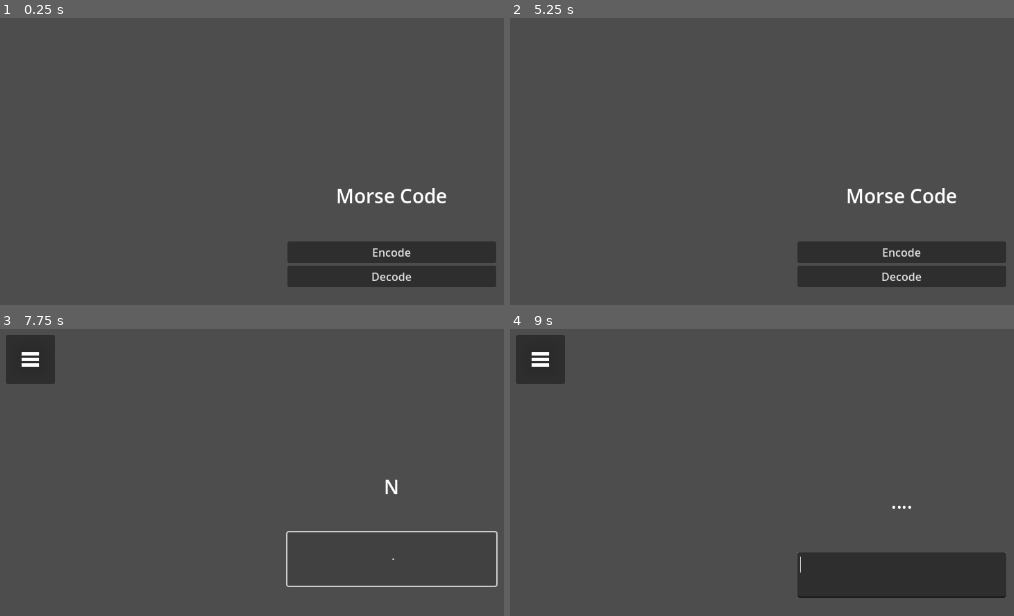
Above: before the commit, frames 1-4 (two rows, left to right).
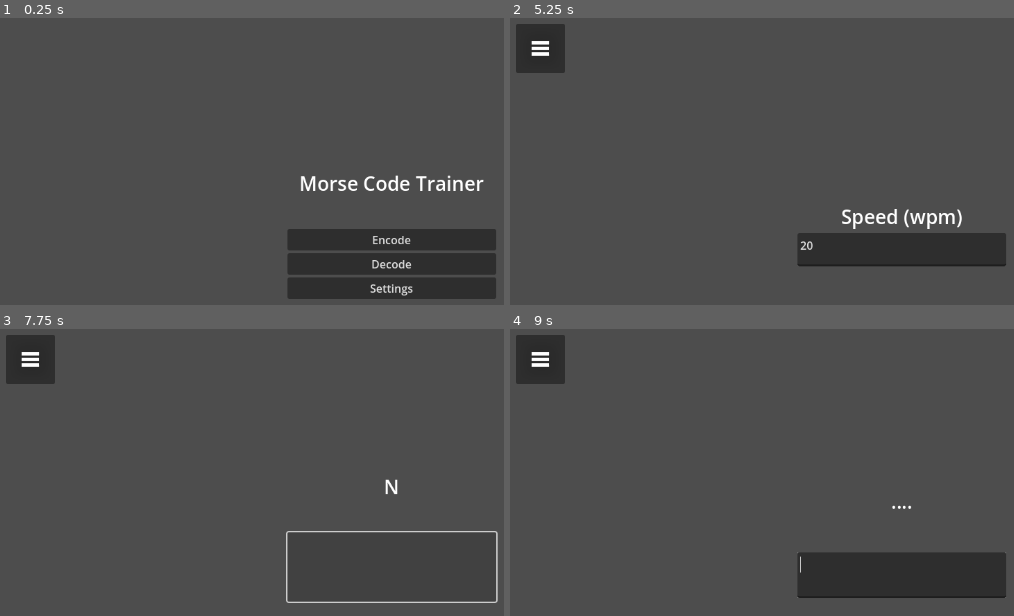
Above: after the commit, the same moments.

Repository: ThatLukeDev/morse-trainer
Game: Godot game, scene res://main.tscn
Two runs of this game, one before a commit and one after it. Both use one fixed random seed, a clock stepped at 60 frames per second and the inputs below.
Inputs (mouse positions are in pixels of both pictures, inside the frame that each line leads up to):
- Up to frame 1 (0.25 s): no input
- Up to frame 2 (5.25 s): click "Encode" at 0.5 s; click (903, 256) at 1.25 s; click (540, 49) at 2 s; click "Decode" at 2.75 s; click (903, 264) at 3.52 s; type "12" at 3.6 s; click (540, 49) at 4.25 s; click (903, 287) at 5 s, where only the run after the commit has a clickable "Settings"
- Up to frame 3 (7.75 s): click (30, 360) at 5.77 s; click "Encode" at 6.5 s; click (393, 567) at 7.25 s
- Up to frame 4 (9 s): click (540, 360) at 8 s; click "Decode" at 8.75 s

The runs differ from the first frame. In frame 1, 5.9% of the frame differs, in the area x 57-99%, y 54-98%; in frame 2, 7.3%, in the area x 1-99%, y 2-94%; in frame 3, 0.6%; in frame 4, nothing differs.

Commit message:
speed changes

Diff:
--- a/box.gd
+++ b/box.gd
@@ -2,7 +2,7 @@
 
 var rng = RandomNumberGenerator.new()
 
-var dividertime: float = 0.2
+var dividertime: float = config.speed
 
 var elapsedtime: float = 0
 var playing: bool = false
--- /dev/null
+++ b/config.gd
@@ -0,0 +1,3 @@
+extends Node
+
+var speed: float = 0.2
--- a/decode.tscn
+++ b/decode.tscn
@@ -44,6 +44,7 @@
 stream = ExtResource("1_cb5px")
 
 [node name="home" type="Button" parent="."]
+layout_mode = 0
 offset_left = 20.0
 offset_top = 20.0
 offset_right = 91.0
--- a/key.gd
+++ b/key.gd
@@ -2,12 +2,13 @@
 
 var rng = RandomNumberGenerator.new()
 
-var dividertime: float = 0.2
-var cleartime: float = 0.5
+var dividertime: float = config.speed
+var cleartime: float = config.speed
 
 var sincelastTime: float = 0
 var msg: String = ""
 var letter: int = 0
+var buttondown: bool = false
 
 var morses = [
 	".-",
@@ -49,7 +50,7 @@
 func _process(delta: float) -> void:
 	sincelastTime += delta
 
-	if sincelastTime > cleartime:
+	if sincelastTime > cleartime and not buttondown:
 		if msg == " " + morses[letter]:
 			chooserand()
 		msg = ""
@@ -60,12 +61,14 @@
 		$".".text = "\n\n\n "
 
 func _on_button_down() -> void:
+	buttondown = true
 	if sincelastTime > dividertime:
 		msg += " "
 	sincelastTime = 0
 	$"../tone".play()
 
 func _on_button_up() -> void:
+	buttondown = false
 	if sincelastTime > dividertime:
 		msg += "-"
 	else:
--- a/main.tscn
+++ b/main.tscn
@@ -1,7 +1,8 @@
-[gd_scene load_steps=3 format=3 uid="uid://dp23jbsoclb7f"]
+[gd_scene load_steps=4 format=3 uid="uid://dp23jbsoclb7f"]
 
 [ext_resource type="Script" path="res://encode.gd" id="1_3gmcu"]
 [ext_resource type="Script" path="res://decode.gd" id="2_87jli"]
+[ext_resource type="Script" path="res://settingsbtn.gd" id="3_gdfgb"]
 
 [node name="main" type="Control"]
 layout_mode = 3
@@ -28,7 +29,7 @@
 [node name="title" type="Label" parent="menu"]
 layout_mode = 2
 theme_type_variation = &"HeaderLarge"
-text = "Morse Code
+text = "Morse Code Trainer
  "
 horizontal_alignment = 1
 vertical_alignment = 1
@@ -42,3 +43,10 @@
 layout_mode = 2
 text = "Decode"
 script = ExtResource("2_87jli")
+
+[node name="settings" type="Button" parent="menu"]
+layout_mode = 2
+text = "Settings"
+script = ExtResource("3_gdfgb")
+
+[connection signal="pressed" from="menu/settings" to="menu/settings" method="_on_pressed"]
--- a/project.godot
+++ b/project.godot
@@ -15,6 +15,10 @@
 config/features=PackedStringArray("4.3", "GL Compatibility")
 config/icon="res://icon.svg"
 
+[autoload]
+
+config="*res://config.gd"
+
 [rendering]
 
 renderer/rendering_method="gl_compatibility"
--- /dev/null
+++ b/settings.tscn
@@ -0,0 +1,54 @@
+[gd_scene load_steps=4 format=3 uid="uid://c7k2ql5m0cf3e"]
+
+[ext_resource type="Texture2D" uid="uid://d0q6dlvrwsvq3" path="res://menu.png" id="1_7mc4d"]
+[ext_resource type="Script" path="res://speedbox.gd" id="1_fqtcq"]
+[ext_resource type="Script" path="res://home.gd" id="2_gf1hn"]
+
+[node name="settings" type="Control"]
+layout_mode = 3
+anchors_preset = 15
+anchor_right = 1.0
+anchor_bottom = 1.0
+grow_horizontal = 2
+grow_vertical = 2
+
+[node name="menu" type="VBoxContainer" parent="."]
+layout_mode = 1
+anchors_preset = 8
+anchor_left = 0.5
+anchor_top = 0.5
+anchor_right = 0.5
+anchor_bottom = 0.5
+offset_left = -150.5
+offset_top = -45.5
+offset_right = 150.5
+offset_bottom = 45.5
+grow_horizontal = 2
+grow_vertical = 2
+
+[node name="speedtitle" type="Label" parent="menu"]
+layout_mode = 2
+theme_type_variation = &"HeaderLarge"
+text = "Speed (wpm)"
+horizontal_alignment = 1
+vertical_alignment = 1
+
+[node name="speedbox" type="TextEdit" parent="menu"]
+layout_mode = 2
+size_flags_vertical = 3
+placeholder_text = "20"
+script = ExtResource("1_fqtcq")
+
+[node name="home" type="Button" parent="."]
+layout_mode = 0
+offset_left = 20.0
+offset_top = 20.0
+offset_right = 91.0
+offset_bottom = 91.0
+icon = ExtResource("1_7mc4d")
+icon_alignment = 1
+expand_icon = true
+script = ExtResource("2_gf1hn")
+
+[connection signal="text_changed" from="menu/speedbox" to="menu/speedbox" method="_on_text_changed"]
+[connection signal="pressed" from="home" to="home" method="_on_pressed"]
--- /dev/null
+++ b/settingsbtn.gd
@@ -0,0 +1,4 @@
+extends Button
+
+func _on_pressed() -> void:
+	get_tree().change_scene_to_file("settings.tscn")
--- /dev/null
+++ b/speedbox.gd
@@ -0,0 +1,7 @@
+extends TextEdit
+
+func _ready() -> void:
+	$".".text = str(int(4 / config.speed))
+
+func _on_text_changed() -> void:
+	config.speed = 4.0 / int($".".text)
